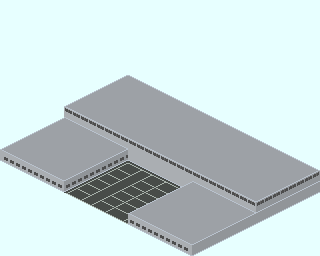
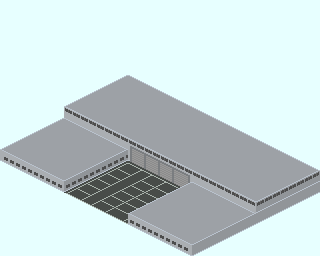
Layer changes from the first 320×256 image to the second:
renamed "Base_Plate_3x6.png" to "Shutter", painted on it over (x1=64, y1=117, x2=256, y2=213)
